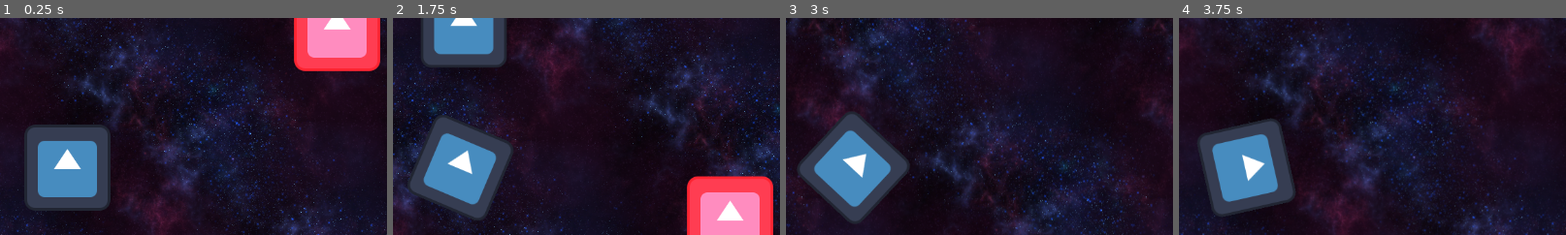
Above: before the commit, frames 1-4 (left to right).
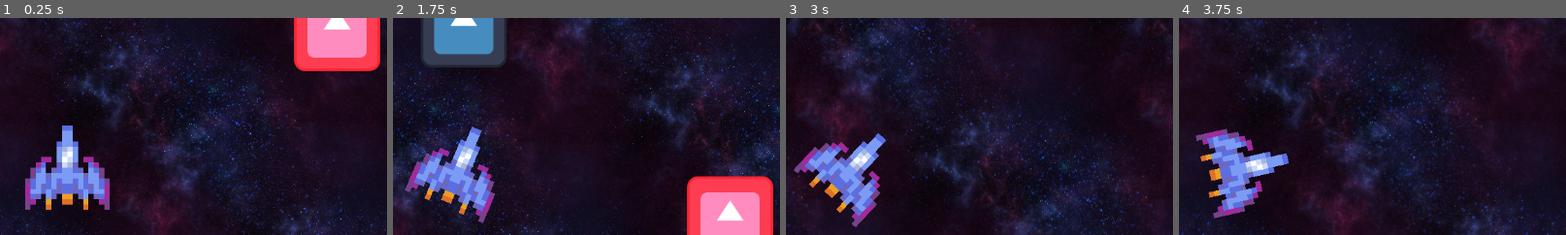
Above: after the commit, the same moments.

Repository: joegriffin2000/starship_jousting_godot
Game: Godot game, scene res://mainspace.tscn
Same seed, same stepped clock (60 frames per second), same inputs: the game is played once before the commit and once after it. The engine's default icon, where the game draws it, is replaced by a stand-in: a white triangle on a blue panel in a dark square.
Inputs (mouse positions are % of the whole screen's width and height, from its top left):
- Up to frame 1 (0.25 s): no input
- Up to frame 2 (1.75 s): click (91, 85) at 0.5 s; move the mouse to (72, 45) at 1.27 s; hold D (right) from 1.28 s (still down); hold Space (dash) from 1.28 s (still down); click (72, 45) at 1.42 s
- Up to frame 3 (3 s): release D (right) at 2 s; release Space (dash) at 2 s; drag from (30, 55) to (75, 80) at 2.02 s; move the mouse to (60, 28) at 2.77 s; hold D (right) from 2.78 s (still down); hold Space (dash) from 2.78 s (still down)
- Up to frame 4 (3.75 s): release D (right) at 3.5 s; release Space (dash) at 3.5 s; drag from (45, 70) to (20, 35) at 3.52 s
The pictures show only the part of the screen within x 41-91%, y 16-65%; the shares and areas given below are measured in that part.

The runs differ from the first frame. In frame 1, 8.5% of the frame differs, in the area x 6-29%, y 49-89%; in frame 2, 8.1%; in frame 3, 8.4%; in frame 4, 8.5%.

Commit message:
added ship sprite
ship:tm:

Diff:
--- a/UI/gameOverScreen.tscn
+++ b/UI/gameOverScreen.tscn
@@ -1,7 +1,7 @@
 [gd_scene load_steps=4 format=3 uid="uid://b11glto6yoca8"]
 
 [ext_resource type="Script" path="res://UI/gameOverScreen.gd" id="1_ivkvd"]
-[ext_resource type="FontVariation" uid="uid://cqgxin5irqgf7" path="res://fonts/pixelFont.tres" id="2_hqkl0"]
+[ext_resource type="FontVariation" uid="uid://cqgxin5irqgf7" path="res://Fonts/pixelFont.tres" id="2_hqkl0"]
 
 [sub_resource type="StyleBoxFlat" id="StyleBoxFlat_20lhd"]
 bg_color = Color(0.164706, 0.152941, 0.211765, 0.647059)
--- a/ship.tscn
+++ b/ship.tscn
@@ -1,7 +1,7 @@
-[gd_scene load_steps=6 format=3 uid="uid://b3hkdy6eamjdt"]
+[gd_scene load_steps=6 format=3 uid="uid://e1bi5rviiufr"]
 
 [ext_resource type="Script" path="res://logic/ship.gd" id="1_i8hbr"]
-[ext_resource type="Texture2D" uid="uid://deak4o1xsi0rn" path="res://Sprites/icon.svg" id="2_edqxu"]
+[ext_resource type="Texture2D" uid="uid://om46hfkv7o05" path="res://Sprites/ship.png" id="2_g8wrt"]
 [ext_resource type="Script" path="res://logic/dash.gd" id="4_aff75"]
 [ext_resource type="Script" path="res://logic/action.gd" id="5_rp1k1"]
 
@@ -14,7 +14,10 @@
 script = ExtResource("1_i8hbr")
 
 [node name="Sprite2D" type="Sprite2D" parent="."]
-texture = ExtResource("2_edqxu")
+texture_filter = 1
+position = Vector2(1.90735e-06, 1.90735e-06)
+scale = Vector2(7.875, 7.875)
+texture = ExtResource("2_g8wrt")
 
 [node name="CollisionShape2D" type="CollisionShape2D" parent="."]
 shape = SubResource("CapsuleShape2D_pg804")
Not shown: 1 places in HUD.tscn that only renumber resources
Binary file added: Sprites/ship.png
Not shown, added: Sprites/ship.png.import
Not shown, changed: fonts/PressStart2P-vaV7.ttf.import
Not shown: 1 places in mainspace.tscn that only renumber resources
